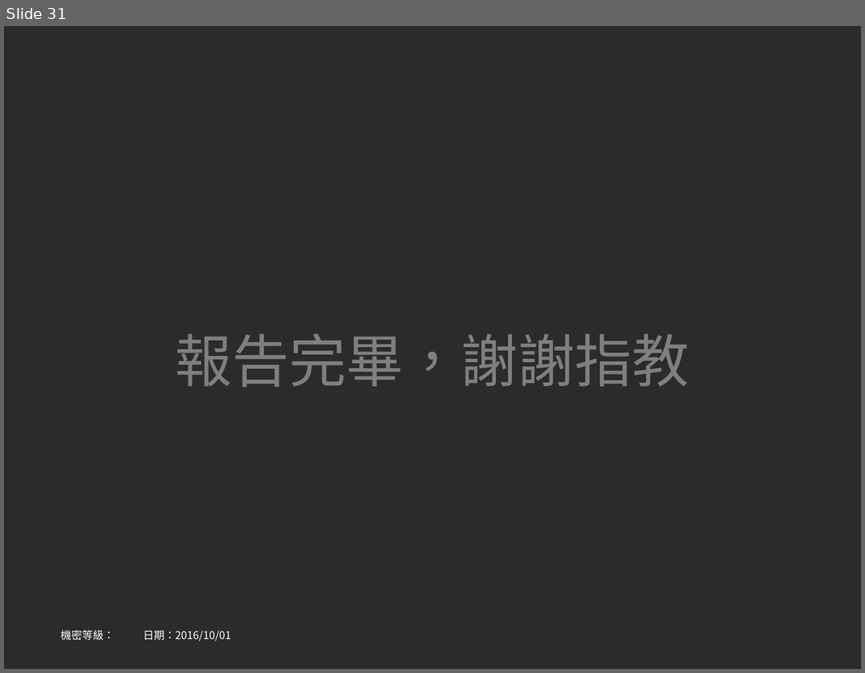
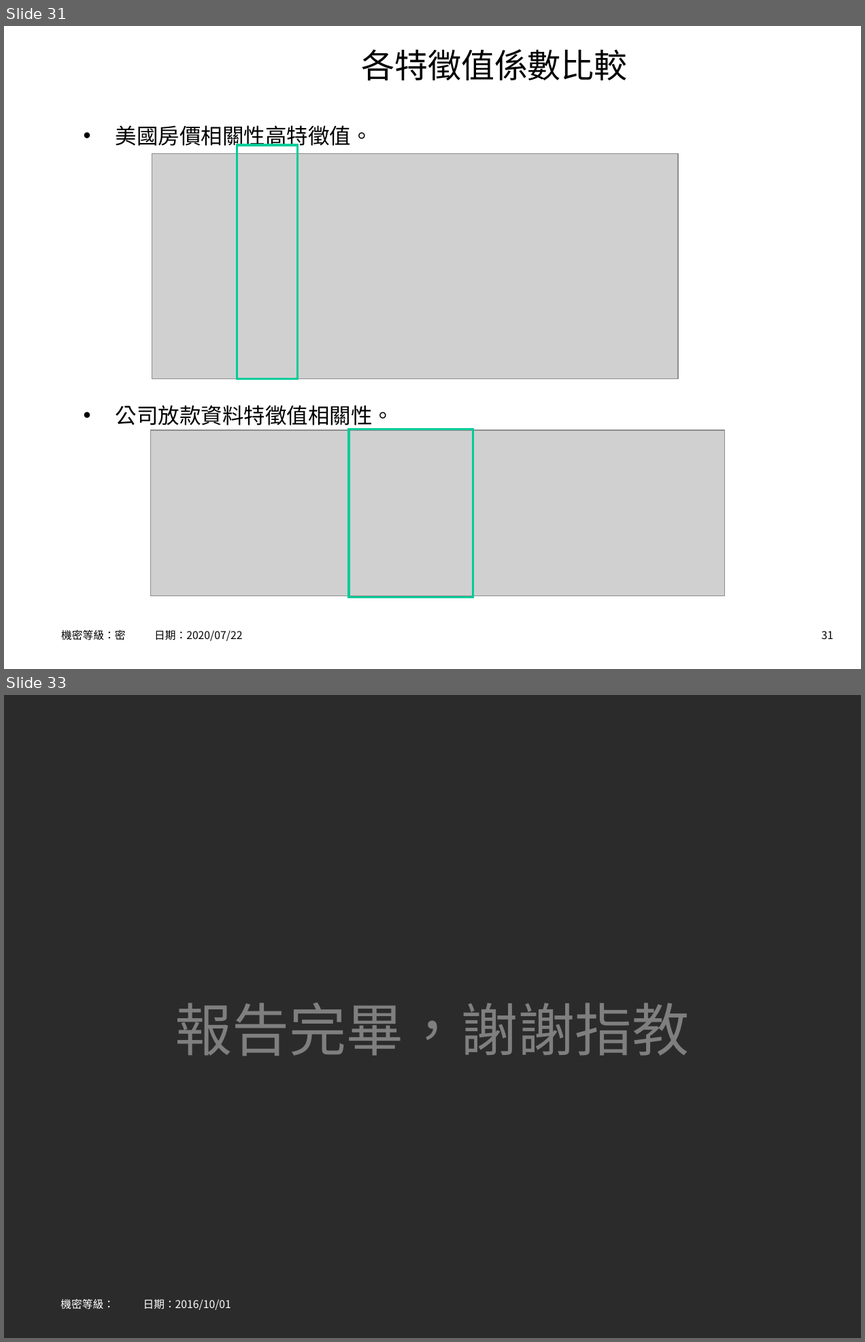
Before and after one commit to hrne/FINAL_REPORT, a slide deck: AI_Report/AI應用-不動產價格預測.ppt. Shown one above the other, each under a label of ours: slide 31 before the commit, slides 31 and 33 after it; the slides between them are not shown. The pictures are 865x673 and 865x1342 pixels, drawn with LibreOffice and Linux fonts; fonts in the diff are those of the drawing; grey boxes stand for pictures; background and template pictures are left out; a plain dark background stands for a picture behind light text. Boxes give left, top, right and bottom in pixels: in the first picture for what was removed or moved away, otherwise in the second. Text is boxed around its words. In the diff, an @@ line names an element or a change of style, - is before the commit and + after.

```diff
--- a/AI_Report/AI應用-不動產價格預測.ppt
+++ b/AI_Report/AI應用-不動產價格預測.ppt
@@ slide 31 added at box(4, 26, 861, 669), background picture (left out) @@
@@ title added at box(361, 49, 627, 80), 28 pt, text #000000 @@
+各特徵值係數比較
@@ text added at box(116, 125, 394, 429), 18 pt, text #000000 @@
+• 美國房價相關性高特徵值。
+• 公司放款資料特徵值相關性。
@@ rectangle added at box(237, 145, 298, 379), outline #00CC99 2.01 pt @@
@@ picture added at box(152, 154, 677, 378) @@
@@ picture added at box(150, 431, 725, 596) @@
@@ rectangle added at box(349, 429, 473, 597), outline #00CC99 2.01 pt @@
@@ text added at box(61, 629, 242, 641), 9 pt, text #000000 @@
+機密等級：密 日期：2020/07/22
@@ page number added at box(821, 631, 833, 639), 9 pt, text #000000 @@
+31
@@ what was slide 31 is now slide 33 @@
```
Also in this commit, not shown: 6 slides changed, 1 other slide added, 2 other files.
